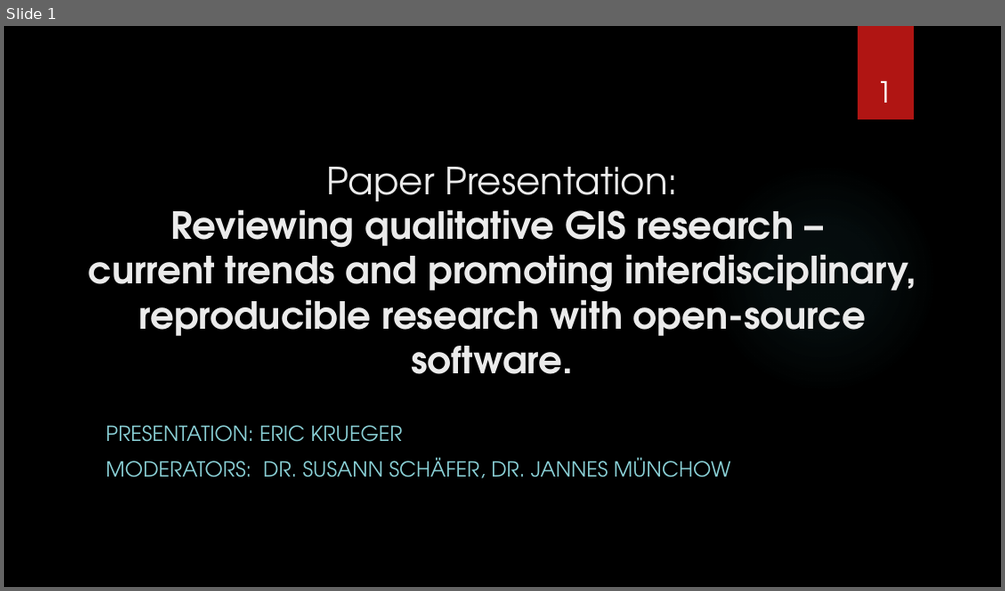
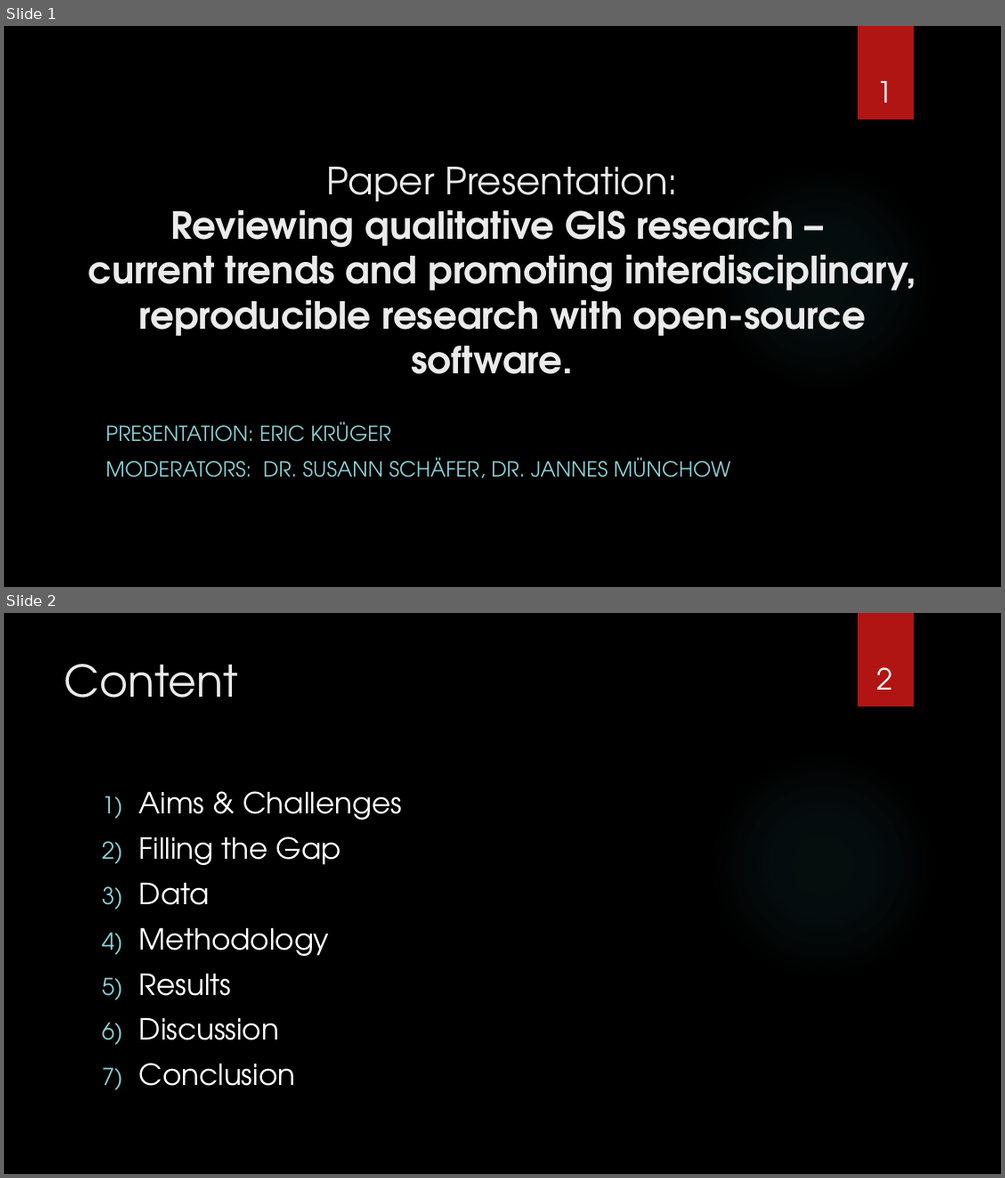
Before and after one commit to nuest/qual_gis, a slide deck: figures/vortrag_qual_gis.pptx. Shown one above the other, each under a label of ours: slide 1 before the commit, slides 1 and 2 after it. The pictures are 1005x591 and 1005x1178 pixels, drawn with LibreOffice and Linux fonts; fonts in the diff are those of the drawing; background and template pictures are left out. Boxes give left, top, right and bottom in pixels: in the first picture for what was removed or moved away, otherwise in the second. Text is boxed around its words. In the diff, an @@ line names an element or a change of style, - is before the commit and + after.

```diff
--- a/figures/vortrag_qual_gis.pptx
+++ b/figures/vortrag_qual_gis.pptx
@@ slide 2 added at <box>4,613,1001,1174</box>, background picture (left out); not listed: 2 template elements that a slide beside it also shows @@
@@ title added at <box>65,664,239,698</box>, 42 pt, text #EBEBEB @@
+Content
@@ page number added at <box>876,667,892,690</box>, 28 pt, text #FFFFFF @@
+2
@@ text added at <box>139,791,402,1086</box>, 28 pt, text #FFFFFF @@
+1) Aims & Challenges
+2) Filling the Gap
+3) Data
+4) Methodology
+5) Results
+6) Discussion
+7) Conclusion
@@ slide 1 changed as well @@
@@ subtitle at <box>105,421,392,442</box>: text changed @@
-PRESENTATION: ERIC KRUEGER
+PRESENTATION: ERIC KRÜGER
```
Also in this commit, not shown: 1 other slide changed, 8 other slides added, 2 slides removed.
